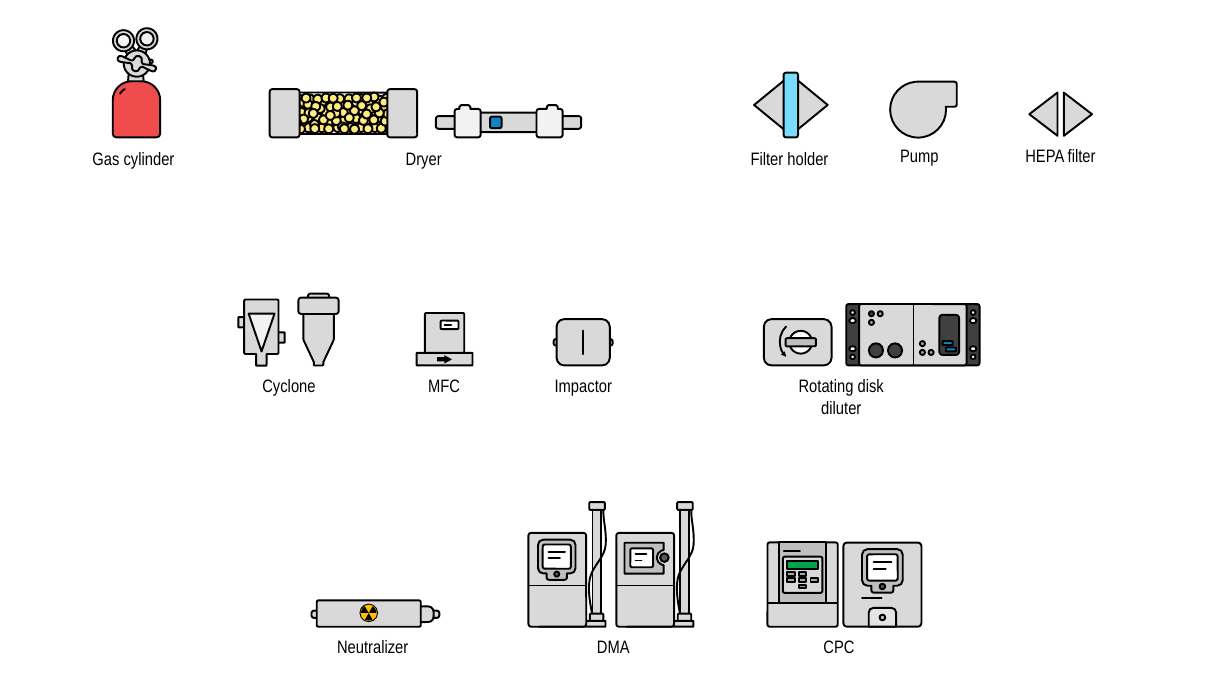
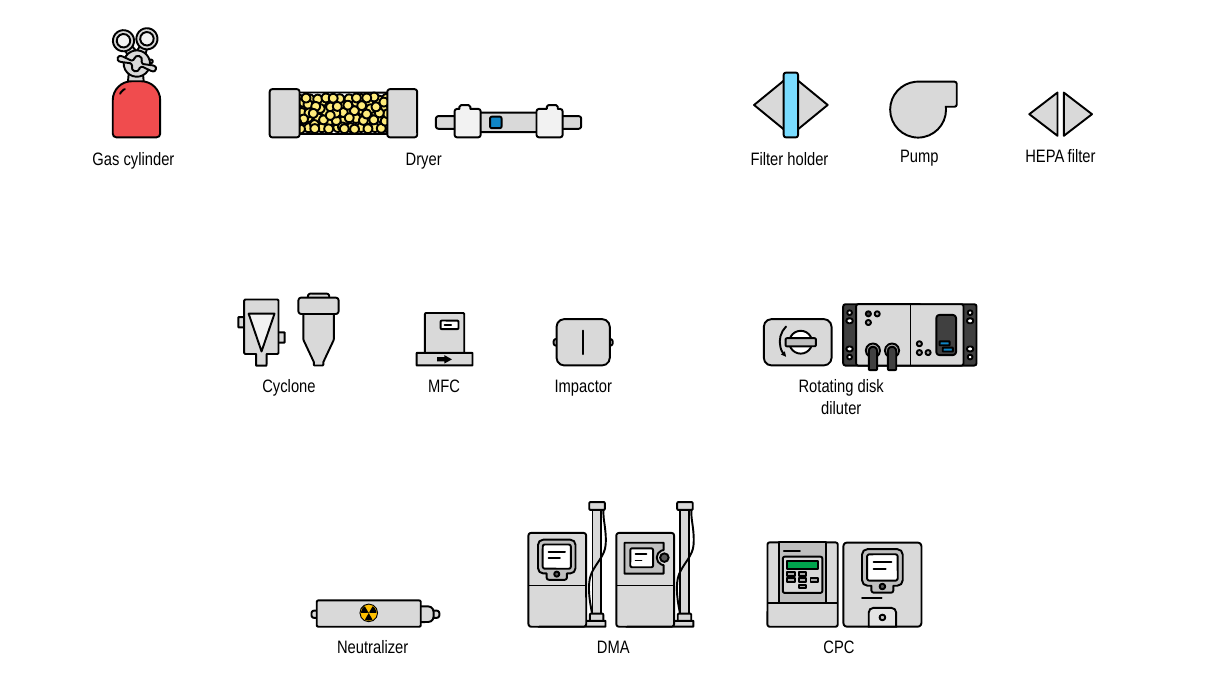
Before and after one commit to tsipkens/aerosol-icon-project, a slide deck: slide 1 of icons.pptx. Drawn at 1232x693 pixels with LibreOffice and Linux fonts; fonts in the diff are those of the drawing. Boxes give left, top, right and bottom in pixels: in the first picture for what was removed or moved away, otherwise in the second. Text is boxed around its words. In the diff, an @@ line names an element or a change of style, - is before the commit and + after.

Commit message:
Update icons

```diff
--- a/icons.pptx
+++ b/icons.pptx
@@ freeform shape at (844,304,977,365): outline redrawn @@
@@ ellipse at (866,344,880,358): fill #404040 to #A6A6A6 @@
@@ round same rect added at (869,347,877,370), fill #404040, outline #000000 1.5 pt @@
@@ ellipse at (885,344,899,358): fill #404040 to #A6A6A6 @@
@@ round same rect added at (888,347,897,370), fill #404040, outline #000000 1.5 pt @@
@@ 2 ellipses, 2 rounded rectangles: place and size @@
-2 ellipses, 2 rounded rectangles at (921,315,959,355)
+2 ellipses, 2 rounded rectangles at (917,315,956,355)
```
